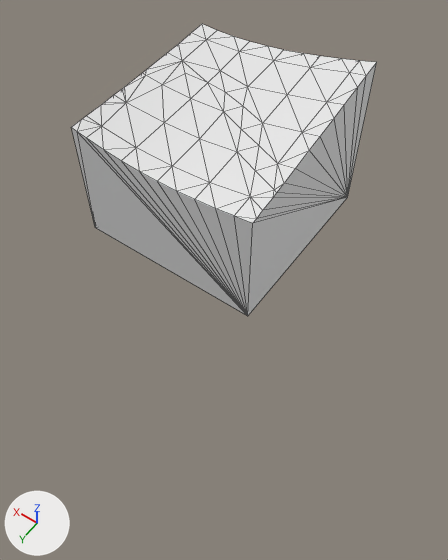
One commit to the glTF model assets/terrain/surface_pieces/surf_4_26.glb: the scene before it, then after it.
Rendered twice from a 50 mm camera at (-94.52, -12.68, -22.6) aimed at (-86.47, -23.95, -40.32). The lights are fixed; the arrows at lower left show +X, +Y and +Z. The older version comes first. Mesh edges are drawn as thin lines. Where no turn or scale is listed for an object, it has been applied to the vertices.

The scene before the commit, as lines of its bpy script (objects in view):
```python
me_geometry_0 = bpy.data.meshes.new('geometry_0')
me_geometry_0.from_pydata(...)  # 86 vertices, 168 faces; spans x -90.0..-85.0, y -25.0..-20.0, z -35.0..-30.72
ob_geometry_0 = bpy.data.objects.new('geometry_0', me_geometry_0)
ob_geometry_0.location = (0.0, 0.0, 0.0)
```
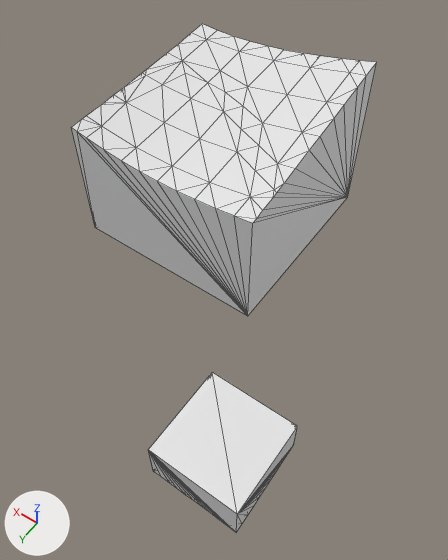
Where the change shows, as pixel boxes (x1, y1, x2, y2) in the pictures (448 x 560 px):
'layer_4', added
    after: (148, 372, 298, 533)

Diff of the bpy script that builds the scene:
```diff
--- a/assets/terrain/surface_pieces/surf_4_26.glb.py
+++ b/assets/terrain/surface_pieces/surf_4_26.glb.py
@@ me_layer_4 @@
+me_layer_4.from_pydata(...)  # 73 vertices, 142 faces; spans x -90.0..-85.0, y -25.0..-20.0, z -52.7..-50.0
@@ ob_layer_4 @@
+ob_layer_4 = bpy.data.objects.new('layer_4', me_layer_4)
+ob_layer_4.location = (0.0, 0.0, 0.0)
```
